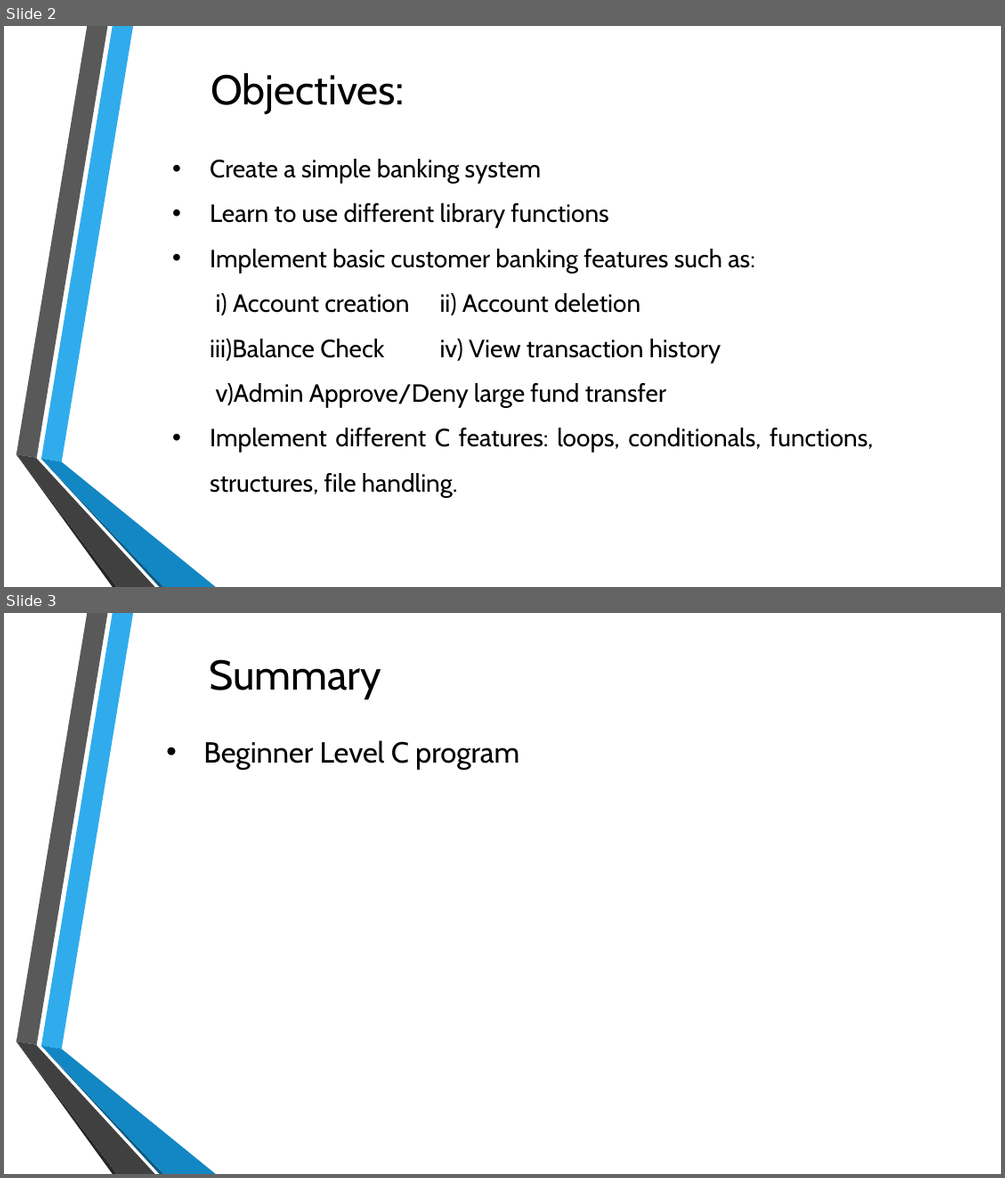
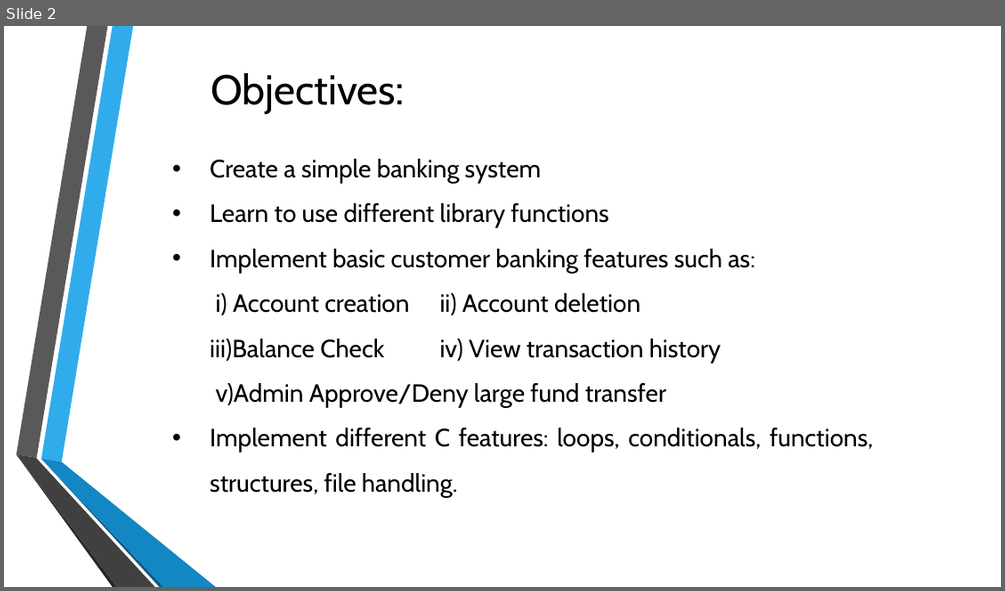
Before and after one commit to 10Rajin/Presentation, a slide deck: Banking Management System.pptx. Shown one above the other, each under a label of ours: slides 2 and 3 before the commit, slide 2 after it. The pictures are 1005x1178 and 1005x591 pixels, drawn with LibreOffice and Linux fonts; fonts in the diff are those of the drawing; background and template pictures are left out. Boxes give left, top, right and bottom in pixels: in the first picture for what was removed or moved away, otherwise in the second. Text is boxed around its words. In the diff, an @@ line names an element or a change of style, - is before the commit and + after.

```diff
--- a/Banking Management System.pptx
+++ b/Banking Management System.pptx
@@ slide 3 removed at [4, 613, 1001, 1174], background picture (left out); not listed: 6 template elements that a slide beside it also shows @@
@@ title removed at [209, 659, 381, 699] @@
-Summary
@@ text removed at [203, 740, 519, 770] @@
-• Beginner Level C program
```
Also in this commit, not shown: 3 slides changed, 2 slides added.
